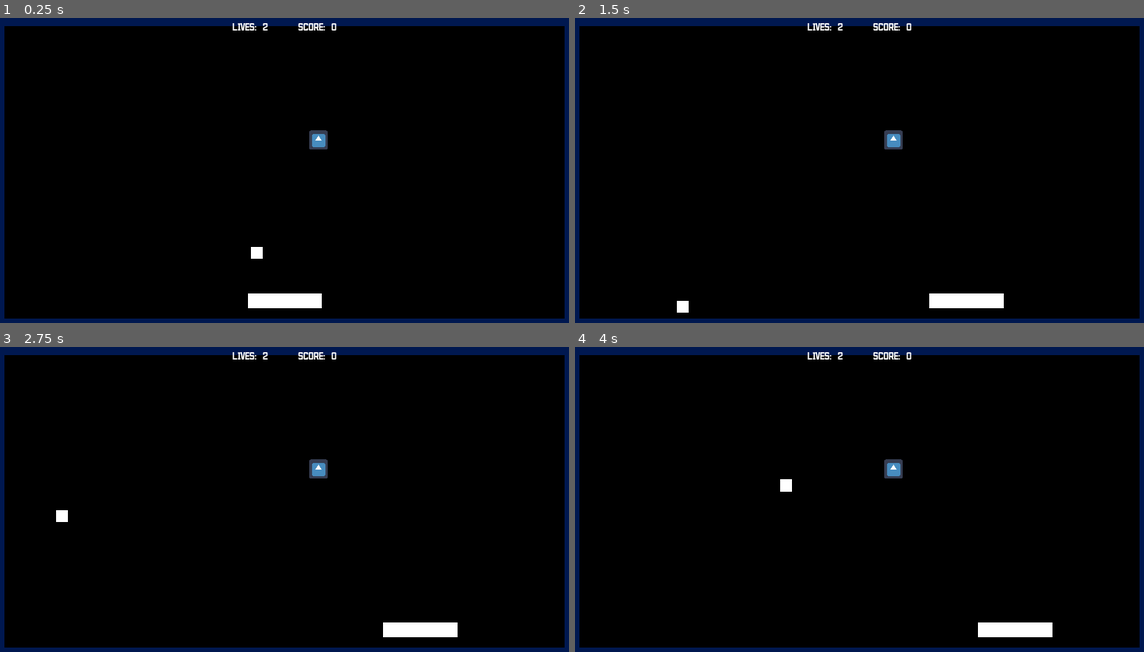
Above: before the commit, frames 1-4 (two rows, left to right).
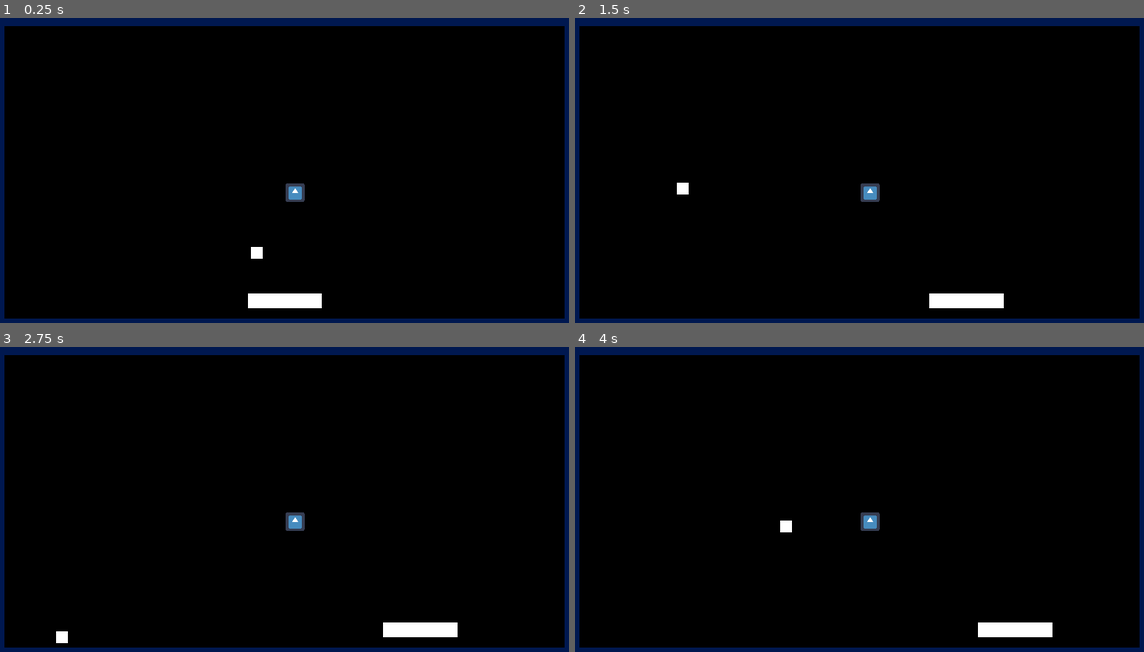
Above: after the commit, the same moments.

Repository: AlixBarreaux/simple-breakout
Game: Godot game, scene res://Scenes/World.tscn
Same seed, same stepped clock (60 frames per second), same inputs: the game is played once before the commit and once after it. The engine's default icon, where the game draws it, is replaced by a stand-in: a white triangle on a blue panel in a dark square.
Inputs:
- Up to frame 1 (0.25 s): no input
- Up to frame 2 (1.5 s): tap Enter at 0.5 s; hold D (move_right) 0.53-1.28 s; hold Q (move_left) from 1.28 s (still down)
- Up to frame 3 (2.75 s): release Q (move_left) at 2.03 s; hold D (move_right) from 2.03 s (still down)
- Up to frame 4 (4 s): release D (move_right) at 3.53 s; hold Q (move_left) from 3.53 s (still down)

The runs differ from the first frame. In frame 1, 0.6% of the frame differs, in the area x 40-60%, y 1-61%; in frame 2, 0.8%; in frame 3, 0.8%; in frame 4, 0.8%, in the area x 36-60%, y 1-61%.

Commit message:
ake the bricks react to ball collision

Diff:
--- a/Brick.tscn
+++ b/Brick.tscn
@@ -2,17 +2,7 @@
 
 [ext_resource path="res://brick.gd" type="Script" id=1]
 
-[node name="Brick" type="Node2D"]
+[node name="Brick" type="StaticBody2D" groups=[
+"bricks",
+]]
 script = ExtResource( 1 )
-__meta__ = {
-"_edit_group_": true
-}
-
-[node name="StaticBody2D" type="StaticBody2D" parent="."]
-collision_layer = 4
-collision_mask = 2
-
-[node name="Area2D" type="Area2D" parent="."]
-collision_layer = 8
-
-[connection signal="body_entered" from="Area2D" to="." method="_on_Area2D_body_entered"]
--- a/BrickHealth.tscn
+++ b/BrickHealth.tscn
@@ -8,8 +8,8 @@
 [node name="BrickHealth" instance=ExtResource( 1 )]
 script = ExtResource( 3 )
 
-[node name="HealthManager" parent="." index="2" instance=ExtResource( 2 )]
+[node name="HealthManager" parent="." index="0" instance=ExtResource( 2 )]
 current_health = 3
 
-[node name="Sprite" type="Sprite" parent="." index="3"]
+[node name="Sprite" type="Sprite" parent="." index="1"]
 texture = ExtResource( 4 )
--- a/Scenes/World.tscn
+++ b/Scenes/World.tscn
@@ -11,8 +11,8 @@
 [sub_resource type="RectangleShape2D" id=1]
 extents = Vector2( 928.202, 78.0024 )
 
-[sub_resource type="RectangleShape2D" id=2]
-extents = Vector2( 286.922, 51.693 )
+[sub_resource type="RectangleShape2D" id=5]
+extents = Vector2( 253.195, 54.2526 )
 
 [sub_resource type="RectangleShape2D" id=3]
 extents = Vector2( 25, 540 )
@@ -34,39 +34,18 @@
 [node name="Bricks" type="Node2D" parent="LevelTest"]
 
 [node name="Brick" parent="LevelTest/Bricks" instance=ExtResource( 2 )]
-position = Vector2( 1071.24, 647.944 )
-score_value = 40
+position = Vector2( 435.249, 428.115 )
+score_value = 1
 
-[node name="CollisionShape2D2" type="CollisionShape2D" parent="LevelTest/Bricks/Brick/StaticBody2D" index="0"]
-shape = SubResource( 2 )
-__meta__ = {
-"_editor_description_": ""
-}
-
-[node name="Area2D" parent="LevelTest/Bricks/Brick" index="1"]
-collision_mask = 2
-
-[node name="CollisionShape2D" type="CollisionShape2D" parent="LevelTest/Bricks/Brick/Area2D" index="0"]
-shape = SubResource( 2 )
-__meta__ = {
-"_editor_description_": ""
-}
+[node name="CollisionShape2D" type="CollisionShape2D" parent="LevelTest/Bricks/Brick"]
+shape = SubResource( 5 )
 
 [node name="BrickHealth" parent="LevelTest/Bricks" instance=ExtResource( 5 )]
-position = Vector2( 1104, 432 )
+position = Vector2( 1025.51, 608.003 )
 score_value = 120
 
-[node name="CollisionShape2D2" type="CollisionShape2D" parent="LevelTest/Bricks/BrickHealth/StaticBody2D" index="0"]
-shape = SubResource( 2 )
-__meta__ = {
-"_editor_description_": ""
-}
-
-[node name="CollisionShape2D" type="CollisionShape2D" parent="LevelTest/Bricks/BrickHealth/Area2D" index="0"]
-shape = SubResource( 2 )
-__meta__ = {
-"_editor_description_": ""
-}
+[node name="CollisionShape2D" type="CollisionShape2D" parent="LevelTest/Bricks/BrickHealth"]
+shape = SubResource( 5 )
 
 [node name="Terrain" type="Node2D" parent="LevelTest"]
 
@@ -158,6 +137,9 @@
 [node name="InGameGUICanvasLayer" type="CanvasLayer" parent="LevelTest"]
 
 [node name="InGameGUI" parent="LevelTest/InGameGUICanvasLayer" instance=ExtResource( 6 )]
+visible = false
+margin_top = -2.37842
+margin_bottom = -2.37842
 
 [node name="PauseMenu" parent="LevelTest/InGameGUICanvasLayer" instance=ExtResource( 7 )]
 visible = false
--- a/Scripts/ball.gd
+++ b/Scripts/ball.gd
@@ -33,6 +33,9 @@
 		self.direction = self.direction.bounce(collision.normal)
 		reflect = self.move_and_collide(reflect)
 
+		if collision.collider.is_in_group("bricks"):
+			collision.collider._receive_ball_collision()
+
 
 # ------------------------------ DECLARE FUNCTIONS -----------------------------
 
--- a/brick.gd
+++ b/brick.gd
@@ -20,19 +20,15 @@
 	assert(self.score_value > -1)
 
 
-func _on_Area2D_body_entered(_body: PhysicsBody2D) -> void:
-	self._disable()
-
-
 func _disable() -> void:
-	$Area2D.get_child(0).set_deferred("disabled", true)
-	$StaticBody2D.get_child(0).set_deferred("disabled", true)
+	self.get_child(0).set_deferred("disabled", true)
 	self.hide()
-
-#	get_tree().get_root().get_node("InGameGUI").increase_score(self.score_value)
 
 
 func _enable() -> void:
-	$Area2D.get_child(0).disabled = false
-	$StaticBody2D.get_child(0).disabled = false
+	self.get_child(0).disabled = false
 	self.show()
+
+
+func _receive_ball_collision() -> void:
+	self._disable()
--- a/brick_health.gd
+++ b/brick_health.gd
@@ -20,9 +20,10 @@
 	health_manager.connect("died", self, "on_died")
 
 
-func _on_Area2D_body_entered(_body: PhysicsBody2D) -> void:
-	self.health_manager.decrease_current_health(1)
-
 
 func on_died() -> void:
 	_disable()
+
+
+func _receive_ball_collision() -> void:
+	self.health_manager.decrease_current_health(1)
--- a/health_manager.gd
+++ b/health_manager.gd
@@ -7,6 +7,8 @@
 export var current_health: int = 1
 export var max_health: int = 1
 
+signal died
+
 # ---------------------------------- RUN CODE ----------------------------------
 
 
@@ -15,7 +17,7 @@
 
 func decrease_current_health(amount: int) -> void:
 	self.current_health -= amount
-	if self.current_health < 0:
+	if self.current_health < 1:
 		self.current_health = 0
 		die()
 
@@ -26,6 +28,6 @@
 		self.current_health = self.max_health
 
 
-signal died
+
 func die() -> void:
 	self.emit_signal("died")
